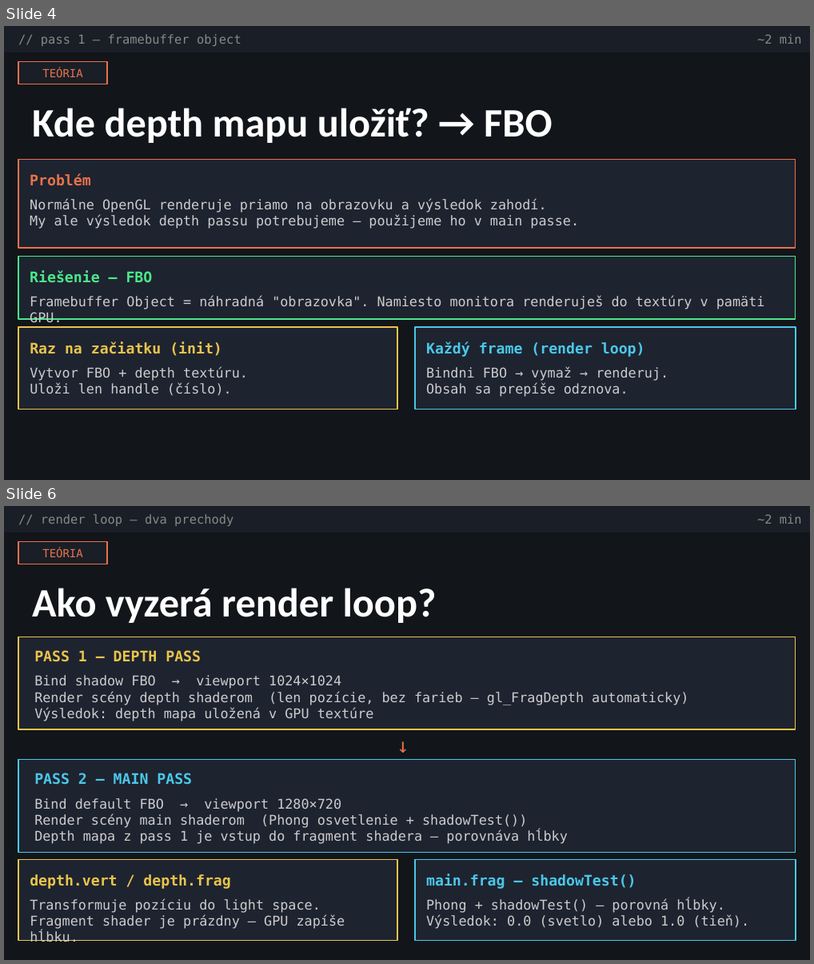
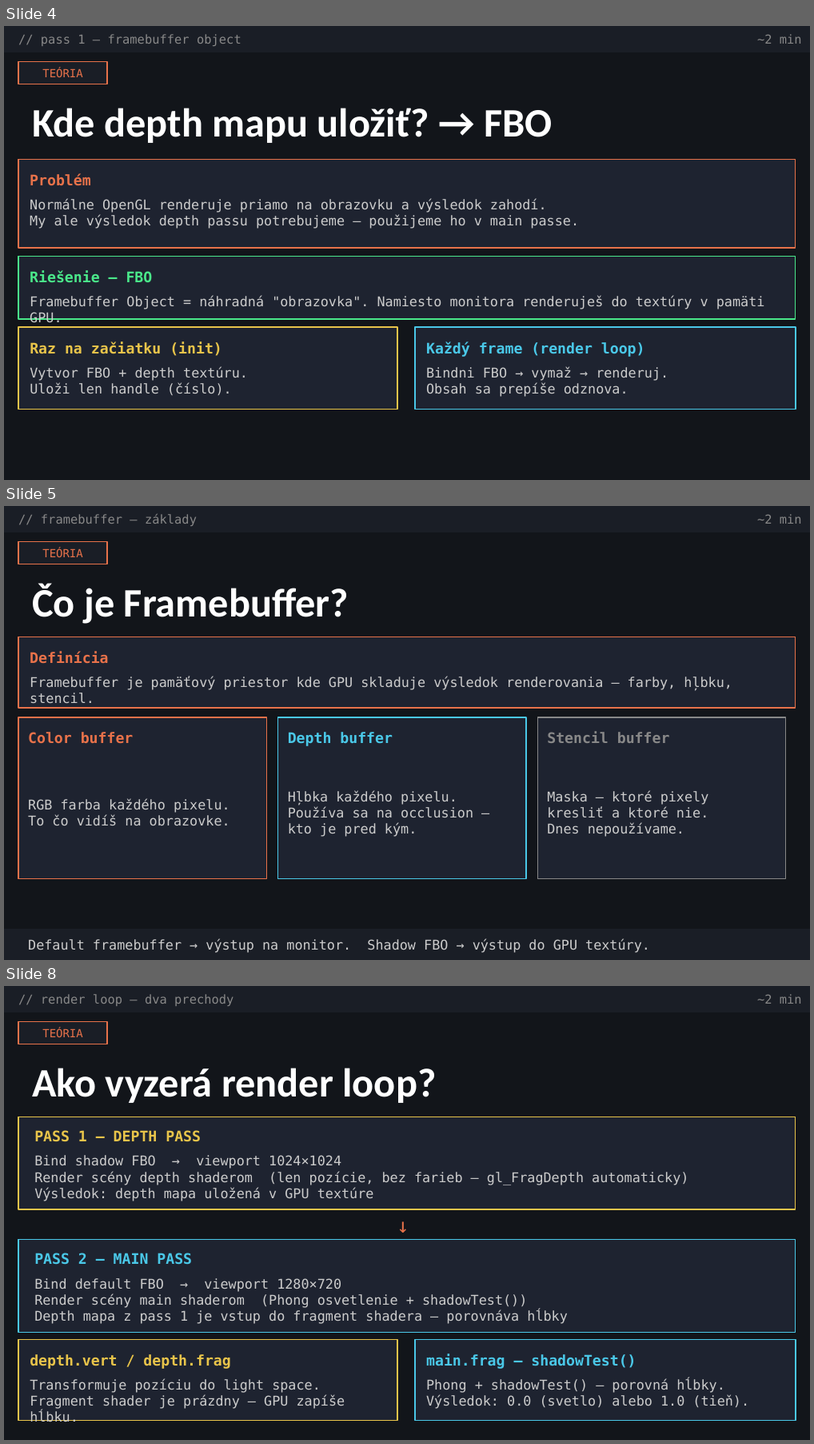
Before and after one commit to jeniaxhd/shadowMapping, a slide deck: shadow_mapping_new.pptx. Shown one above the other, each under a label of ours: slides 4 and 6 before the commit, slides 4, 5 and 8 after it; the slides between them are not shown. The pictures are 814x964 and 814x1444 pixels, drawn with LibreOffice and Linux fonts; fonts in the diff are those of the drawing. Boxes give left, top, right and bottom in pixels: in the first picture for what was removed or moved away, otherwise in the second. Text is boxed around its words. In the diff, an @@ line names an element or a change of style, - is before the commit and + after.

```diff
--- a/shadow_mapping_new.pptx
+++ b/shadow_mapping_new.pptx
@@ slide 5 added at box(4, 506, 810, 960), background #12151A @@
@@ rectangle added at box(4, 506, 810, 532), fill #1A1E26, outline #1A1E26 1 pt @@
@@ text added at box(41, 514, 197, 526), 11 pt, text #888888 @@
+// framebuffer — základy
@@ text added at box(758, 514, 802, 524), 11 pt, text #888888 @@
+~2 min
@@ rectangle added at box(18, 541, 107, 564), fill #1A1E26, outline #E8724A 1 pt @@
@@ text added at box(42, 548, 82, 557), 10 pt, text #E8724A @@
+TEÓRIA
@@ text added at box(32, 584, 349, 624), 36 pt, text #FFFFFF, bold @@
+Čo je Framebuffer?
@@ rectangle added at box(18, 636, 796, 708), fill #1E2330, outline #E8724A 1 pt @@
@@ text added at box(30, 652, 108, 664), 13 pt, text #E8724A, bold @@
+Definícia
@@ text added at box(30, 676, 733, 703), 12 pt, text #CCCCCC @@
+Framebuffer je pamäťový priestor kde GPU skladuje výsledok renderovania — farby, hļbku, stencil.
@@ rectangle added at box(18, 717, 267, 879), fill #1E2330, outline #E8724A 1 pt @@
@@ rectangle added at box(278, 717, 526, 879), fill #1E2330, outline #4AC8E8 1 pt @@
@@ rectangle added at box(538, 717, 786, 879), fill #1E2330, outline #888888 1 pt @@
@@ text added at box(28, 732, 134, 744), 13 pt, text #E8724A, bold @@
+Color buffer
@@ text added at box(288, 732, 393, 746), 13 pt, text #4AC8E8, bold @@
+Depth buffer
@@ text added at box(547, 732, 670, 743), 13 pt, text #888888, bold @@
+Stencil buffer
@@ text added at box(288, 791, 474, 836), 12 pt, text #CCCCCC @@
+Hļbka každého pixelu.
+Používa sa na occlusion —
+kto je pred kým.
@@ text added at box(547, 791, 710, 836), 12 pt, text #CCCCCC @@
+Maska — ktoré pixely
+kresliť a ktoré nie.
+Dnes nepoužívame.
@@ text added at box(28, 799, 230, 825), 12 pt, text #CCCCCC @@
+RGB farba každého pixelu.
+To čo vidíš na obrazovke.
@@ rectangle added at box(4, 929, 810, 959), fill #1A1E26, outline #1A1E26 1 pt @@
@@ text added at box(28, 939, 650, 952), 12 pt, text #CCCCCC @@
+Default framebuffer → výstup na monitor. Shadow FBO → výstup do GPU textúry.
@@ what was slide 6 is now slide 8 @@
```
Also in this commit, not shown: 2 other slides added, 1 slide removed.
